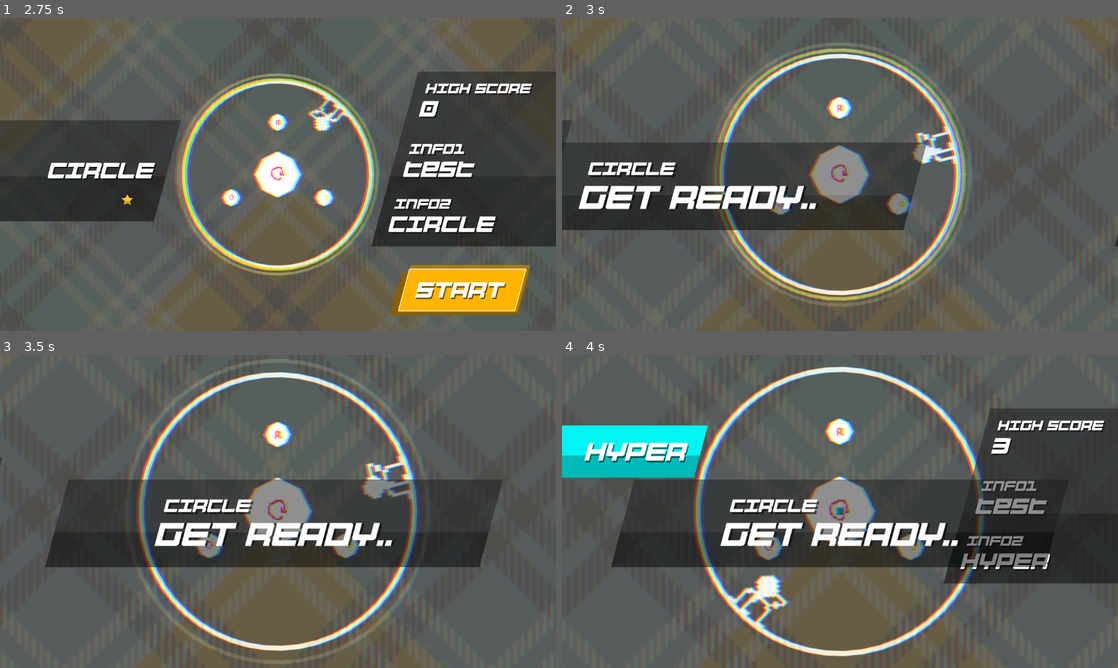
Above: before the commit, frames 1-4 (two rows, left to right).
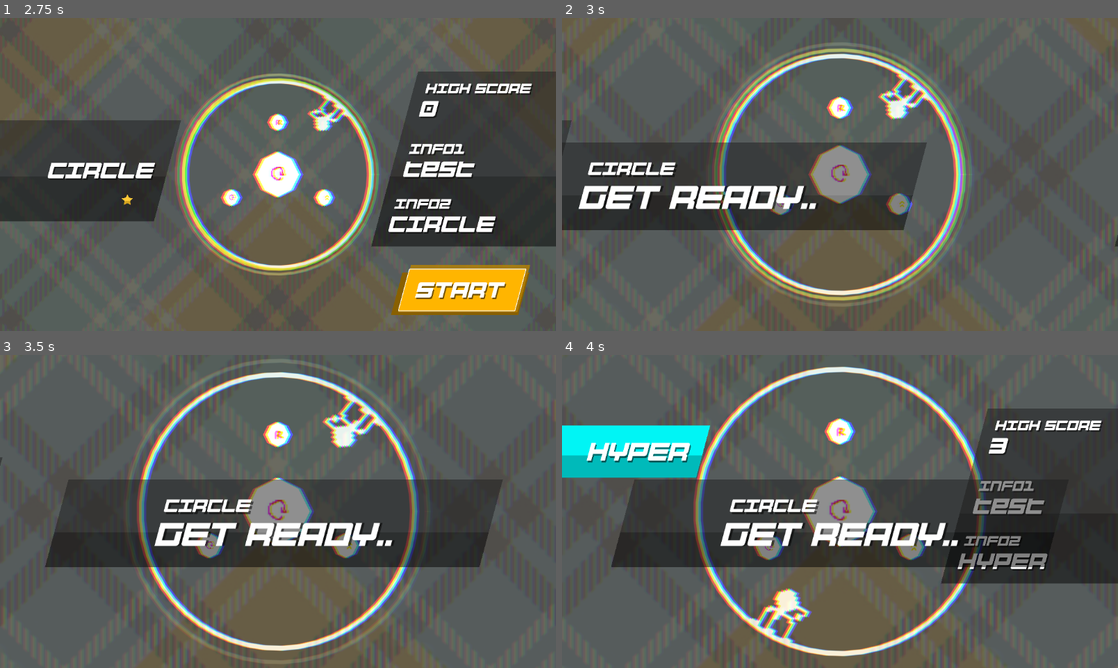
Above: after the commit, the same moments.

Repository: jokw1228/Slay_The_Circle
Game: Godot game, scene res://scenes/rooms/RoomMenu/RoomMenu.tscn
Same seed, same stepped clock (60 frames per second), same inputs: the game is played once before the commit and once after it. This scene is started directly instead of the project's main scene. Sound files missing from this copy of the repository are replaced by a short silence.
Inputs (mouse positions are in pixels of both pictures, inside the frame that each line leads up to):
- Up to frame 1 (2.75 s): move the mouse to (400, 158) at 0.52 s; click (400, 158) at 0.67 s; move the mouse to (166, 190) at 1.27 s; click (166, 190) at 1.42 s; move the mouse to (333, 105) at 2.02 s; click (333, 105) at 2.17 s
- Up to frame 2 (3 s): click (1023, 290) at 2.75 s
- Up to frame 3 (3.5 s): no input
- Up to frame 4 (4 s): move the mouse to (812, 574) at 3.52 s; click (812, 574) at 3.67 s

Frame 1 is identical in both runs. In frame 2, 1.2% of the frame differs, in the area x 56-72%, y 18-47%; in frame 3, 1.5%; in frame 4, 3.5%, in the area x 4-98%, y 17-92%.

Commit message:
UI 클릭 시 플레이어가 이동하지 않도록 수정

Diff:
--- a/scenes/bombs/BombTimer.tscn
+++ b/scenes/bombs/BombTimer.tscn
@@ -8,6 +8,7 @@
 anchors_preset = 0
 offset_right = 40.0
 offset_bottom = 40.0
+mouse_filter = 2
 script = ExtResource("1_rwfvo")
 Bar = NodePath("TextureProgressBar")
 
--- a/scenes/player/Player.gd
+++ b/scenes/player/Player.gd
@@ -19,7 +19,7 @@
 	_movement_queue_proccessing()
 	move_and_slide()
 
-func _input(event):
+func _unhandled_input(event):
 	if event is InputEventMouseButton and event.button_index == MOUSE_BUTTON_LEFT and event.pressed:
 		click_queue.push_back(get_global_mouse_position())
 
--- a/scenes/playingfield/PlayingFieldUI.tscn
+++ b/scenes/playingfield/PlayingFieldUI.tscn
@@ -86,6 +86,7 @@
 offset_top = 208.091
 offset_right = 753.858
 offset_bottom = 365.091
+mouse_filter = 2
 color = Color(0, 0, 0, 0.478431)
 
 [node name="GameoverRectShadow" type="ColorRect" parent="StoppedLeft/StoppedLeftSkew"]
@@ -93,6 +94,7 @@
 offset_top = 344.0
 offset_right = 754.0
 offset_bottom = 365.0
+mouse_filter = 2
 color = Color(0, 0, 0, 0.478431)
 
 [node name="Gameover" type="Label" parent="StoppedLeft/StoppedLeftSkew"]
@@ -115,6 +117,7 @@
 offset_top = 355.1
 offset_right = 1424.54
 offset_bottom = 512.1
+mouse_filter = 2
 color = Color(0, 0, 0, 0.478431)
 
 [node name="LastRectShadow" type="ColorRect" parent="StoppedRight/StoppedRightSkew"]
@@ -122,6 +125,7 @@
 offset_top = 491.009
 offset_right = 1424.68
 offset_bottom = 512.009
+mouse_filter = 2
 color = Color(0, 0, 0, 0.478431)
 
 [node name="LAST" type="Label" parent="StoppedRight/StoppedRightSkew"]
@@ -162,6 +166,7 @@
 offset_top = 260.89
 offset_right = 1408.52
 offset_bottom = 367.89
+mouse_filter = 2
 color = Color(1, 0, 0, 0.803922)
 
 [node name="LastRect3" type="ColorRect" parent="NewRecord/NewRecordSkew"]
@@ -169,6 +174,7 @@
 offset_top = 348.0
 offset_right = 1409.0
 offset_bottom = 368.0
+mouse_filter = 2
 color = Color(0.242311, 2.19597e-07, 5.41471e-08, 0.803922)
 
 [node name="NewRecordLabel" type="Label" parent="NewRecord/NewRecordSkew"]
--- a/scenes/rooms/RoomMenu/PanelHyper.tscn
+++ b/scenes/rooms/RoomMenu/PanelHyper.tscn
@@ -15,6 +15,7 @@
 offset_top = -128.0
 grow_horizontal = 2
 grow_vertical = 2
+mouse_filter = 2
 color = Color(0, 0.964706, 0.964706, 1)
 metadata/_edit_use_anchors_ = true
 
@@ -26,6 +27,7 @@
 offset_bottom = 96.0
 grow_horizontal = 2
 grow_vertical = 2
+mouse_filter = 2
 color = Color(0, 0.733333, 0.733333, 1)
 metadata/_edit_use_anchors_ = true
 
--- a/scenes/rooms/RoomMenu/PanelInfo.tscn
+++ b/scenes/rooms/RoomMenu/PanelInfo.tscn
@@ -23,6 +23,7 @@
 offset_top = -450.0
 grow_horizontal = 2
 grow_vertical = 2
+mouse_filter = 2
 color = Color(0.11, 0.11, 0.11, 0.490196)
 metadata/_edit_use_anchors_ = true
 
@@ -34,6 +35,7 @@
 offset_bottom = 300.0
 grow_horizontal = 2
 grow_vertical = 2
+mouse_filter = 2
 color = Color(0, 0, 0, 0.490196)
 metadata/_edit_use_anchors_ = true
 
--- a/scenes/rooms/RoomMenu/PanelStage.tscn
+++ b/scenes/rooms/RoomMenu/PanelStage.tscn
@@ -26,6 +26,7 @@
 offset_top = -240.0
 grow_horizontal = 2
 grow_vertical = 2
+mouse_filter = 2
 color = Color(0.11, 0.11, 0.11, 0.490196)
 
 [node name="Shadow" type="ColorRect" parent="StageSkewed"]
@@ -36,6 +37,7 @@
 offset_bottom = 192.0
 grow_horizontal = 2
 grow_vertical = 2
+mouse_filter = 2
 color = Color(0, 0, 0, 0.490196)
 
 [node name="TextShadow" type="Label" parent="StageSkewed"]
--- a/scenes/rooms/RoomTutorial/RoomTutorial.tscn
+++ b/scenes/rooms/RoomTutorial/RoomTutorial.tscn
@@ -42,6 +42,7 @@
 offset_top = -328.0
 offset_right = 584.0
 offset_bottom = 336.0
+mouse_filter = 2
 color = Color(0.142256, 0.142256, 0.142256, 1)
 
 [node name="Camera2D" type="Camera2D" parent="."]
